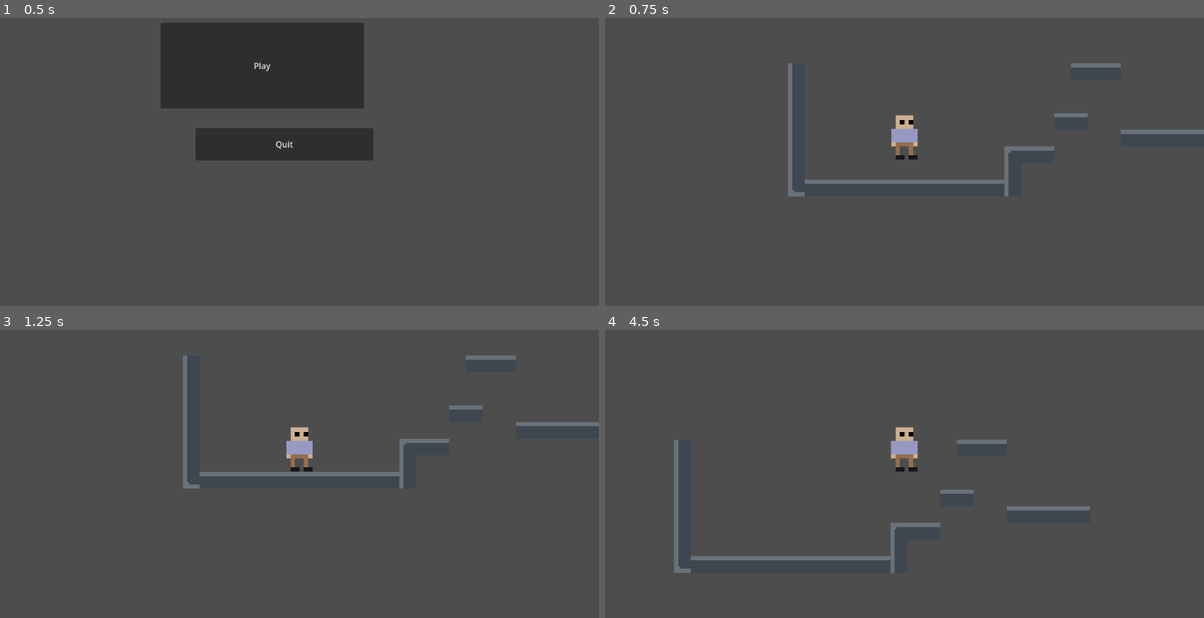
Above: before the commit, frames 1-4 (two rows, left to right).
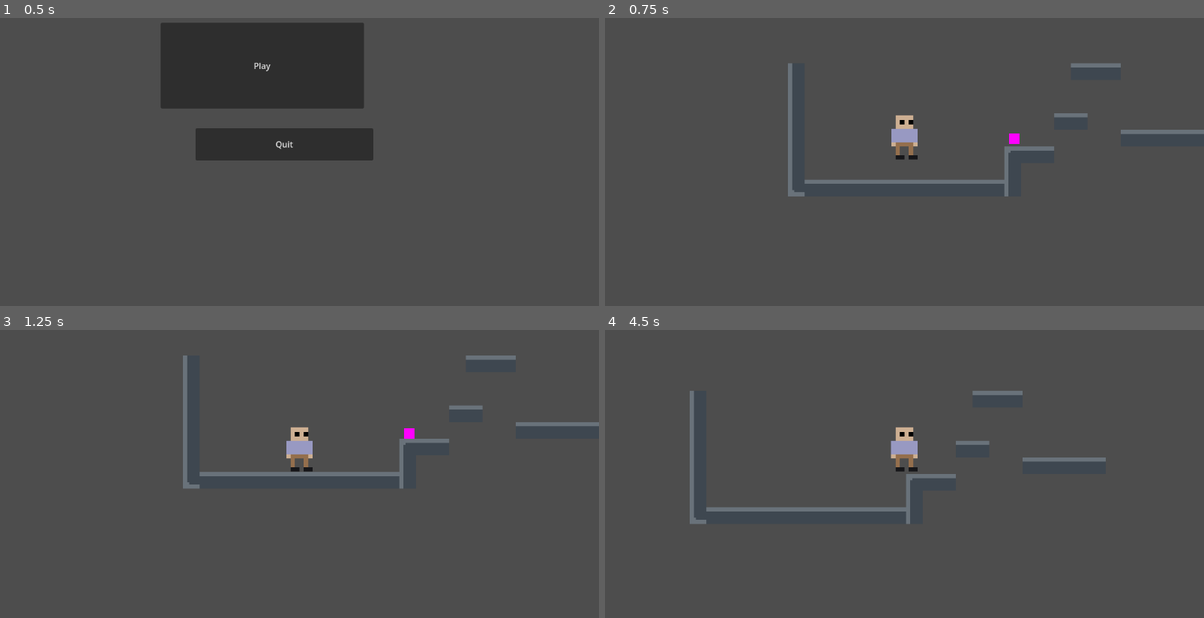
Above: after the commit, the same moments.

Repository: VehvilainenPooki/ModeGame
Game: Godot game, scene res://Main.tscn
Same seed, same stepped clock (60 frames per second), same inputs: the game is played once before the commit and once after it.
Inputs:
- Up to frame 1 (0.5 s): no input
- Up to frame 2 (0.75 s): click "Play" at 0.5 s
- Up to frame 3 (1.25 s): no input
- Up to frame 4 (4.5 s): tap Enter (ui_accept) at 1.25, 4.25 s; hold 1 (MODE_JUMP) 1.28-2.03 s; hold Right (ui_right) 1.28-2.78 s; tap 1 (MODE_JUMP) at 2.1, 2.27, 2.57, 3.6, 3.77, 4.07 s; hold Left (ui_left) 2.78-3.53 s; hold 1 (MODE_JUMP) 2.78-3.53 s; hold Right (ui_right) from 3.53 s (still down); hold 1 (MODE_JUMP) from 4.28 s (still down)

Frame 1 is identical in both runs. In frame 2, less than 0.1% of the frame differs, in the area x 67-70%, y 40-44%; in frame 3, less than 0.1%; in frame 4, 2.9%, in the area x 11-84%, y 21-85%.
Error after the commit: Parse Error: Static function "addCatrdidge()" not found in base "Player". (res://Objects/Cartridges/Cartridge.gd:10)

Commit message:
Started work on cartridges

Diff:
--- a/Levels/Level1.tscn
+++ b/Levels/Level1.tscn
@@ -1,8 +1,9 @@
-[gd_scene load_steps=6 format=3 uid="uid://cc1ju7beuva6v"]
+[gd_scene load_steps=7 format=3 uid="uid://cc1ju7beuva6v"]
 
 [ext_resource type="Script" path="res://Levels/Level1.gd" id="1_fmkaf"]
 [ext_resource type="PackedScene" uid="uid://cwodsiytl05fq" path="res://Player/Player.tscn" id="1_hfe7p"]
 [ext_resource type="Texture2D" uid="uid://b6borv2gp1cn1" path="res://Assets/tilemap.png" id="2_eqhlw"]
+[ext_resource type="PackedScene" uid="uid://cq7x60hccgp6l" path="res://Objects/Cartridges/Cartridge.tscn" id="4_37cic"]
 
 [sub_resource type="TileSetAtlasSource" id="TileSetAtlasSource_5rnmx"]
 texture = ExtResource("2_eqhlw")
@@ -63,3 +64,6 @@
 tile_set = SubResource("TileSet_vtbyb")
 format = 2
 layer_0/tile_data = PackedInt32Array(196608, 65536, 0, 262143, 65536, 0, 262142, 65536, 0, 262141, 65536, 0, 262140, 65 …(480 unchanged characters)…
+
+[node name="Cartridge" parent="." instance=ExtResource("4_37cic")]
+position = Vector2(657, 212)
--- /dev/null
+++ b/Objects/Cartridges/Cartridge.gd
@@ -0,0 +1,11 @@
+extends RigidBody2D
+class_name Cartridge
+
+enum MODES {DEFAULT, JUMP, PUSH, SPEED}
+var mode: MODES = MODES.JUMP
+
+func _on_body_entered(body):
+	print(body)
+	if body is Player:
+		Player.addCatrdidge(mode)
+		queue_free()
--- /dev/null
+++ b/Objects/Cartridges/Cartridge.tscn
@@ -0,0 +1,20 @@
+[gd_scene load_steps=4 format=3 uid="uid://cq7x60hccgp6l"]
+
+[ext_resource type="Script" path="res://Objects/Cartridges/Cartridge.gd" id="1_mcd6f"]
+
+[sub_resource type="PlaceholderTexture2D" id="PlaceholderTexture2D_eykvg"]
+
+[sub_resource type="RectangleShape2D" id="RectangleShape2D_87anx"]
+
+[node name="Cartridge" type="RigidBody2D"]
+collision_layer = 2
+script = ExtResource("1_mcd6f")
+
+[node name="Sprite2D" type="Sprite2D" parent="."]
+scale = Vector2(20, 20)
+texture = SubResource("PlaceholderTexture2D_eykvg")
+
+[node name="CollisionShape2D" type="CollisionShape2D" parent="."]
+shape = SubResource("RectangleShape2D_87anx")
+
+[connection signal="body_entered" from="." to="." method="_on_body_entered"]
--- a/Player/Player.gd
+++ b/Player/Player.gd
@@ -1,12 +1,15 @@
 extends CharacterBody2D
-
+class_name Player
 
 var SPEED = 300.0
 var JUMP_VELOCITY = -400.0
 
+# Eri modet enumina
 enum MODES {DEFAULT, JUMP, PUSH, SPEED}
+var mode: MODES = MODES.DEFAULT
 
-var mode: MODES = MODES.DEFAULT
+# Kasettien määrät
+var cartridges_dict = {MODES.JUMP: 0, MODES.PUSH: 0, MODES.SPEED: 0}
 
 # Get the gravity from the project settings to be synced with RigidBody nodes.
 var gravity = ProjectSettings.get_setting("physics/2d/default_gravity")
@@ -41,7 +44,8 @@
 	move_and_slide()
 
 func _input(event):
-	if event.is_action_pressed("MODE_JUMP"):
+	if event.is_action_pressed("MODE_JUMP") && cartridges_dict[MODES.JUMP] > 0:
+		cartridges_dict[MODES.JUMP] = cartridges_dict[MODES.JUMP] - 1
 		changeMode(MODES.JUMP)
 
 func changeMode(mode: MODES):
@@ -58,3 +62,6 @@
 			mode = MODES.DEFAULT
 			var SPEED = 300.0
 			var JUMP_VELOCITY = -400.0
+
+func addCartridge(mode: MODES):
+	cartridges_dict[mode] = cartridges_dict[mode] + 1
